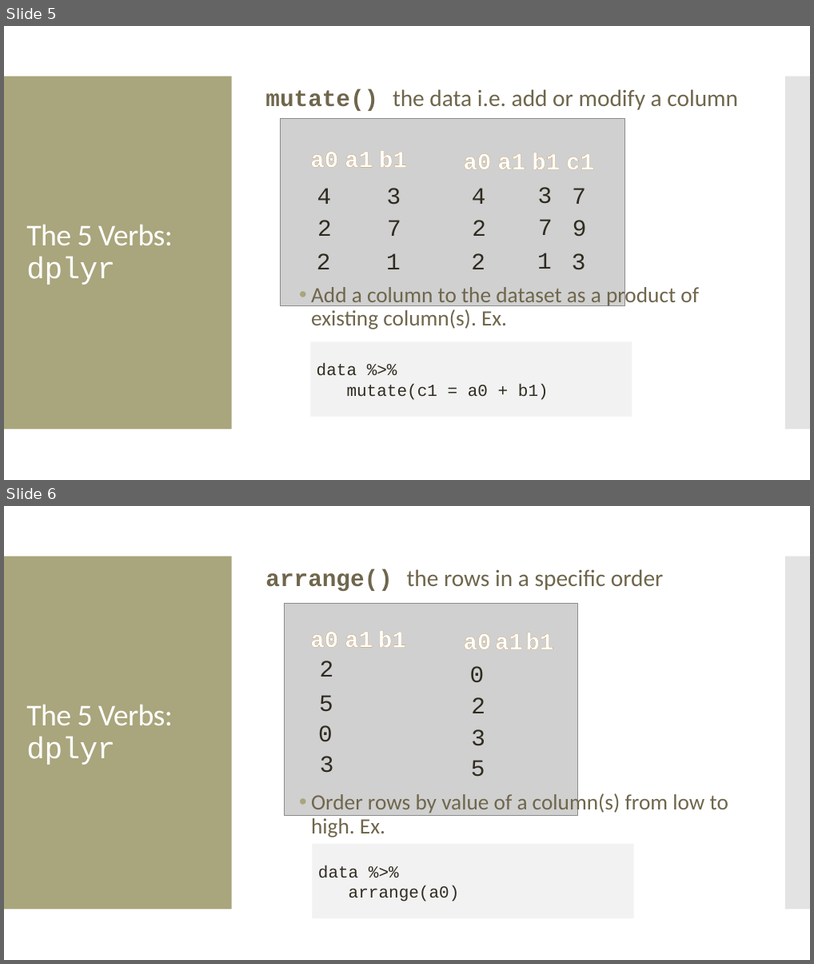
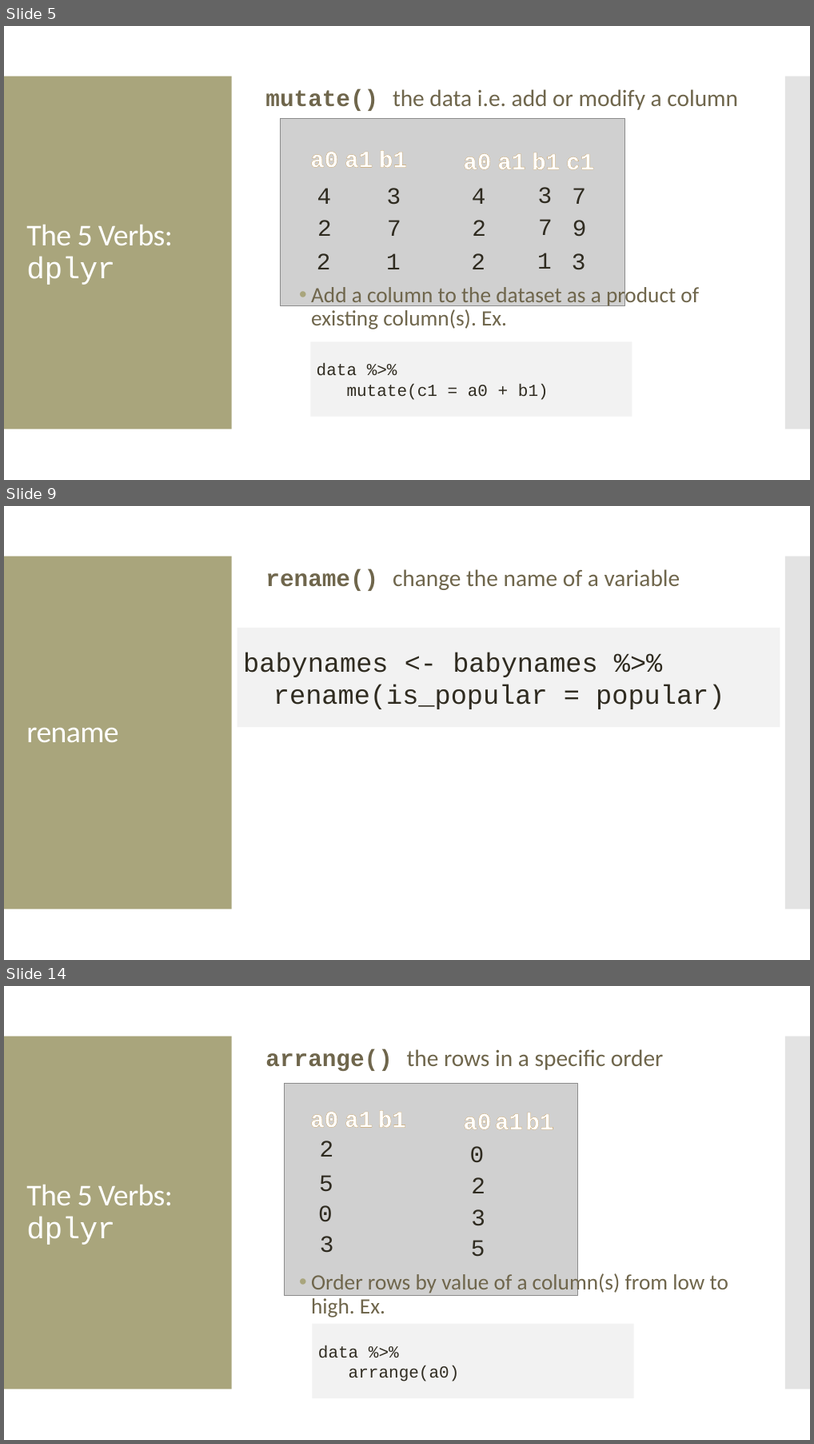
Before and after one commit to amosca01/Intro-DS-F23, a slide deck: slides/10-data-wrangling-mutate-arr-sum.pptx. Shown one above the other, each under a label of ours: slides 5 and 6 before the commit, slides 5, 9 and 14 after it; the slides between them are not shown. The pictures are 814x964 and 814x1444 pixels, drawn with LibreOffice and Linux fonts; fonts in the diff are those of the drawing; grey boxes stand for pictures. Boxes give left, top, right and bottom in pixels: in the first picture for what was removed or moved away, otherwise in the second. Text is boxed around its words. In the diff, an @@ line names an element or a change of style, - is before the commit and + after.

```diff
--- a/slides/10-data-wrangling-mutate-arr-sum.pptx
+++ b/slides/10-data-wrangling-mutate-arr-sum.pptx
@@ slide 9 added at bbox=[4, 506, 810, 960], background #FFFFFF; not listed: 2 template elements that a slide beside it also shows @@
@@ text added at bbox=[266, 569, 681, 591], 28 pt, text #6F664C @@
+rename() change the name of a variable
@@ rectangle added at bbox=[238, 628, 781, 727], fill #F2F2F2, 32 pt, text #2F2B20 @@
+babynames <- babynames %>%
+rename(is_popular = popular)
@@ title added at bbox=[26, 727, 118, 742], 36 pt, text #FFFFFF @@
+rename
@@ what was slide 6 is now slide 14 @@
```
Also in this commit, not shown: 1 slide changed, 13 other slides added, 2 other files.
